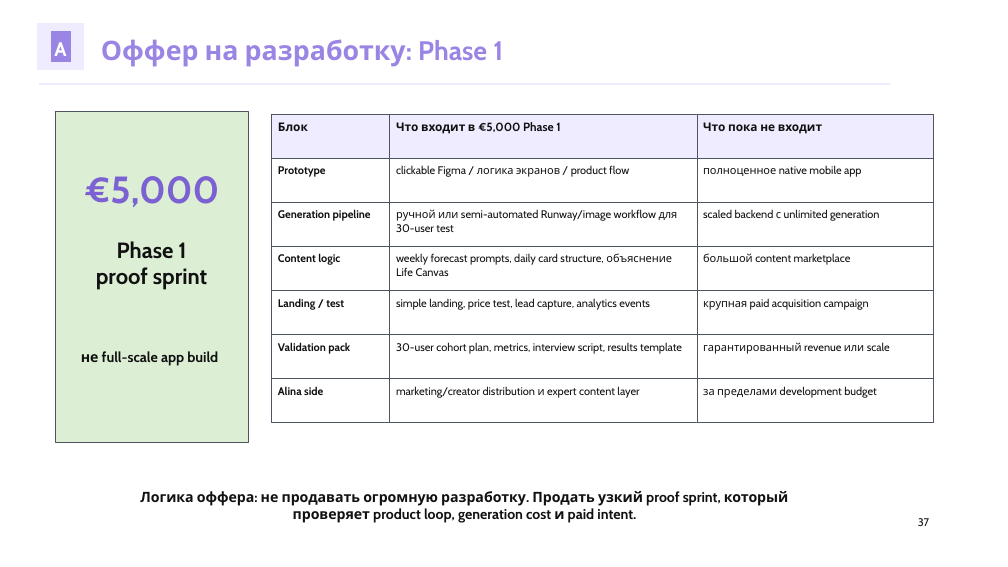
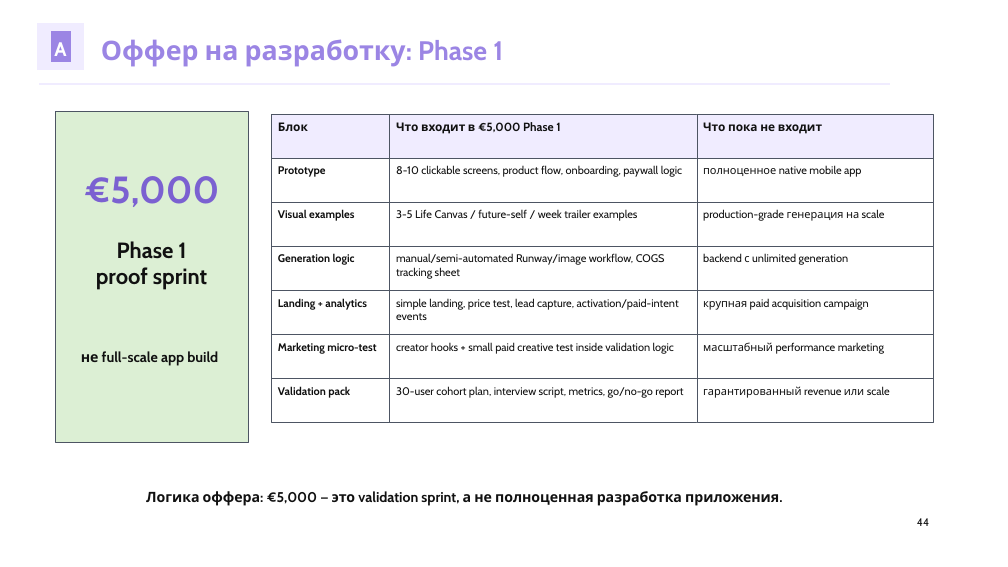
Before and after one commit to kirbudilov01/alina-research, a slide deck: slide 44 of output/pptx/AURA_TRENDVI_STYLE_DECK.pptx (slide 37 before the commit). Drawn at 1008x567 pixels with LibreOffice and Linux fonts; fonts in the diff are those of the drawing. Boxes give left, top, right and bottom in pixels: in the first picture for what was removed or moved away, otherwise in the second. Text is boxed around its words. In the diff, an @@ line names an element or a change of style, - is before the commit and + after.

Commit message:
Strengthen AURA product narrative and validation roadmap

```diff
--- a/output/pptx/AURA_TRENDVI_STYLE_DECK.pptx
+++ b/output/pptx/AURA_TRENDVI_STYLE_DECK.pptx
@@ text at [396, 165, 682, 177]: text changed @@
-clickable Figma / логика экранов / product flow
+8-10 clickable screens, product flow, onboarding, paywall logic
@@ text at [278, 209, 354, 221]: text changed @@
-Generation pipeline
+Visual examples
@@ text at [396, 209, 637, 221]: text changed @@
-ручной или semi-automated Runway/image workflow для 30-user test
+3-5 Life Canvas / future-self / week trailer examples
@@ text added at [703, 209, 885, 221], 10.5 pt, text #111111 @@
+production-grade генерация на scale
@@ text at [278, 254, 355, 265]: text changed @@
-Content logic
+Generation logic
@@ text at [396, 253, 665, 279]: text changed @@
-weekly forecast prompts, daily card structure, объяснение Life Canvas
+manual/semi-automated Runway/image workflow, COGS tracking sheet
@@ text at [703, 253, 849, 265]: text changed @@
-scaled backend с unlimited generation
+backend с unlimited generation
@@ text removed at [703, 253, 851, 265] @@
-большой content marketplace
@@ text at [278, 298, 367, 309]: text changed @@
-Landing / test
+Landing + analytics
@@ text at [396, 298, 679, 320]: text changed @@
-simple landing, price test, lead capture, analytics events
+simple landing, price test, lead capture, activation/paid-intent events
@@ text added at [278, 342, 376, 354], 10.5 pt, text #111111, bold @@
+Marketing micro-test
@@ text at [396, 342, 674, 354]: text changed @@
-30-user cohort plan, metrics, interview script, results template
+creator hooks + small paid creative test inside validation logic
@@ text added at [703, 342, 884, 354], 10.5 pt, text #111111 @@
+масштабный performance marketing
@@ text "Validation pack": place and size @@
-text "Validation pack" at [278, 342, 350, 354]
+text "Validation pack" at [278, 386, 350, 398]
@@ text removed at [278, 386, 323, 395] @@
-Alina side
@@ text at [396, 386, 683, 398]: text changed @@
-marketing/creator distribution и expert content layer
+30-user cohort plan, interview script, metrics, go/no-go report
@@ text "гарантированный revenue или scale": place and size @@
-text "гарантированный revenue или scale" at [703, 342, 890, 354]
+text "гарантированный revenue или scale" at [703, 386, 890, 398]
@@ text removed at [703, 386, 877, 398] @@
-за пределами development budget
@@ text at [146, 491, 779, 506]: text changed @@
-Логика оффера: не продавать огромную разработку. Продать узкий proof sprint, который проверяет product loop, generation cost и paid intent.
+Логика оффера: €5,000 — это validation sprint, а не полноценная разработка приложения.
@@ text at [917, 518, 929, 526]: text changed @@
-37
+44
```
Also in this commit, not shown: 34 other slides changed, 7 slides added, 4 other files.
